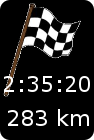
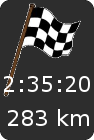
Comparing the layer stacks of the two 94x140 images. Changes:
painted on "Clipboard" over <box>0,0,94,140</box>
